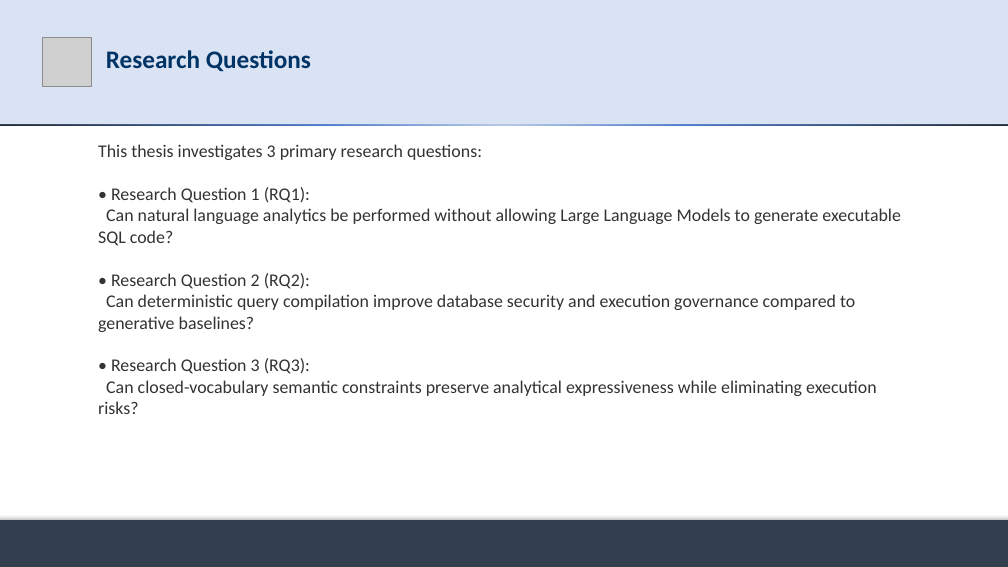
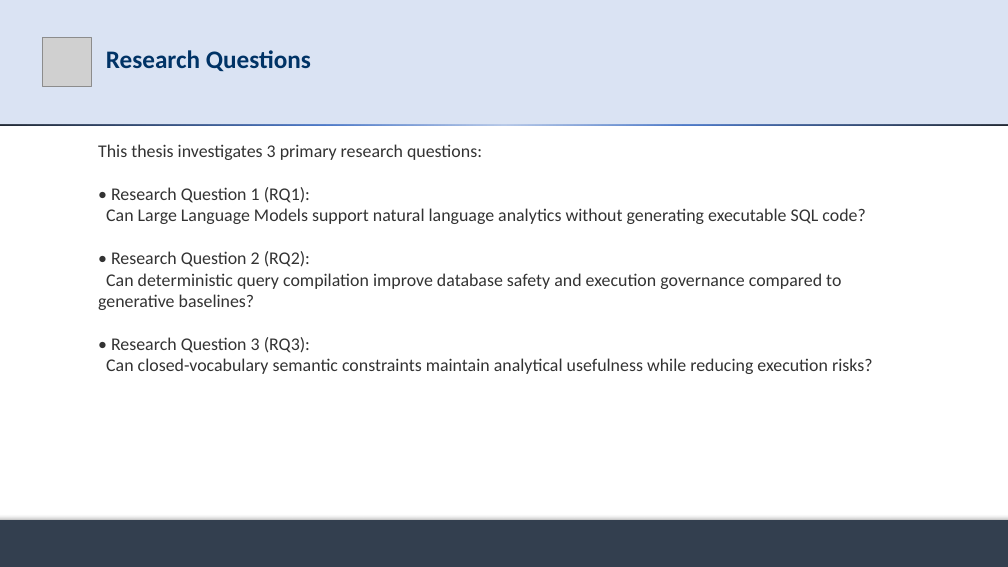
Before and after one commit to md-riaz/AEGIS-Research, a slide deck: slide 6 of docs/scripts/Md_Riaz_Mid_Defense_Final_0322310105101024.pptx. Drawn at 1008x567 pixels with LibreOffice and Linux fonts; fonts in the diff are those of the drawing; grey boxes stand for pictures. Boxes give left, top, right and bottom in pixels: in the first picture for what was removed or moved away, otherwise in the second. Text is boxed around its words. In the diff, an @@ line names an element or a change of style, - is before the commit and + after.

```diff
--- a/docs/scripts/Md_Riaz_Mid_Defense_Final_0322310105101024.pptx
+++ b/docs/scripts/Md_Riaz_Mid_Defense_Final_0322310105101024.pptx
@@ text at box(106, 208, 865, 224): text changed @@
-Can natural language analytics be performed without allowing Large Language Models to generate executable SQL code?
+Can Large Language Models support natural language analytics without generating executable SQL code?
@@ text at box(98, 273, 841, 310): text changed @@
-Can deterministic query compilation improve database security and execution governance compared to generative baselines?
+Can deterministic query compilation improve database safety and execution governance compared to generative baselines?
@@ text at box(106, 358, 873, 374): text changed @@
-Can closed-vocabulary semantic constraints preserve analytical expressiveness while eliminating execution risks?
+Can closed-vocabulary semantic constraints maintain analytical usefulness while reducing execution risks?
```
Also in this commit, not shown: 6 other slides changed, 1 slide added, 1 slide removed, 9 other files.
